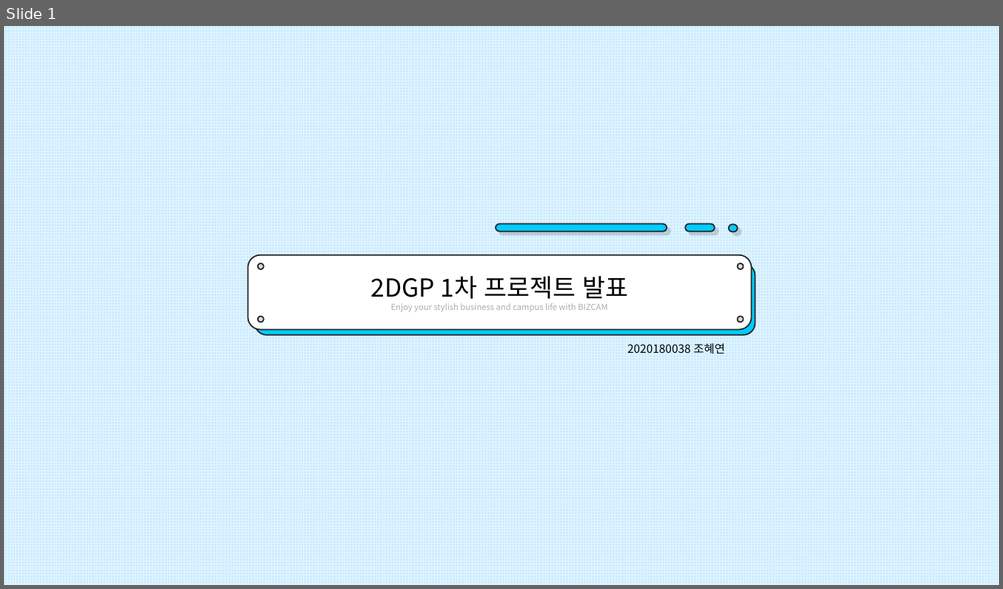
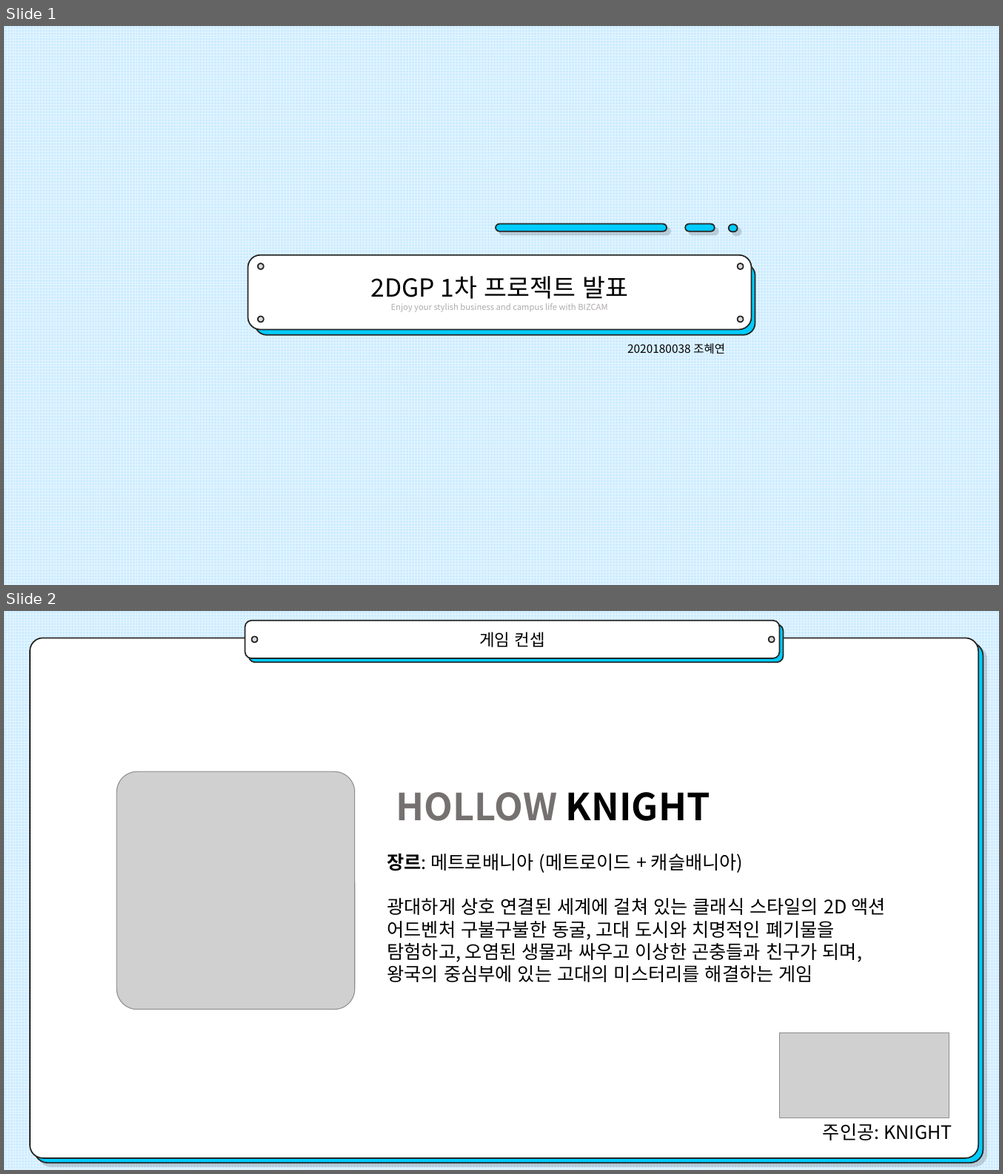
Before and after one commit to yeonii01/2020180038_2DGP_DRILL, a slide deck: 프로젝트1차/프로젝트 1차 발표 ppt.pptx. Shown one above the other, each under a label of ours: slide 1 before the commit, slides 1 and 2 after it. The pictures are 1003x589 and 1003x1174 pixels, drawn with LibreOffice and Linux fonts; fonts in the diff are those of the drawing; grey boxes stand for pictures. Boxes give left, top, right and bottom in pixels: in the first picture for what was removed or moved away, otherwise in the second. Text is boxed around its words. In the diff, an @@ line names an element or a change of style, - is before the commit and + after.

Commit message:
게임 컨셉, 개발 범위 수정

```diff
--- a/프로젝트1차/프로젝트 1차 발표 ppt.pptx
+++ b/프로젝트1차/프로젝트 1차 발표 ppt.pptx
@@ slide 2 added at (x1=4, y1=611, x2=999, y2=1170), background pattern #E5F5FF on #CCECFF @@
@@ group added at (x1=30, y1=621, x2=983, y2=1163): 4 rounded rectangles, 2 ellipses @@
+게임 컨셉
@@ picture added at (x1=116, y1=772, x2=355, y2=1010) @@
@@ text added at (x1=395, y1=792, x2=710, y2=821), 36 pt, text #767171, bold @@
+HOLLOW KNIGHT
@@ text added at (x1=387, y1=854, x2=885, y2=982), 18 pt, text #000000 @@
+장르: 메트로배니아 (메트로이드 + 캐슬배니아)
+광대하게 상호 연결된 세계에 걸쳐 있는 클래식 스타일의 2D 액션 어드벤처 구불구불한 동굴, 고대 도시와 치명적인 폐기물을 탐험하고, 오염된 생물과 싸우고 이상한 곤충들과 친구가 되며, 왕국의 중심부에 있는 고대의 미스터리를 해결하는 게임
@@ picture added at (x1=780, y1=1034, x2=948, y2=1119) @@
@@ text added at (x1=822, y1=1124, x2=952, y2=1141), 18 pt, text #000000 @@
+주인공: KNIGHT
```
Also in this commit, not shown: 3 slides changed, 1 other slide added, 3 slides removed.
